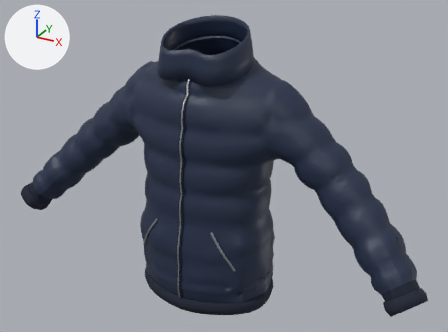
The glTF model godot/assets/wear/kurtka_puchowa.glb: old version first, new version second.
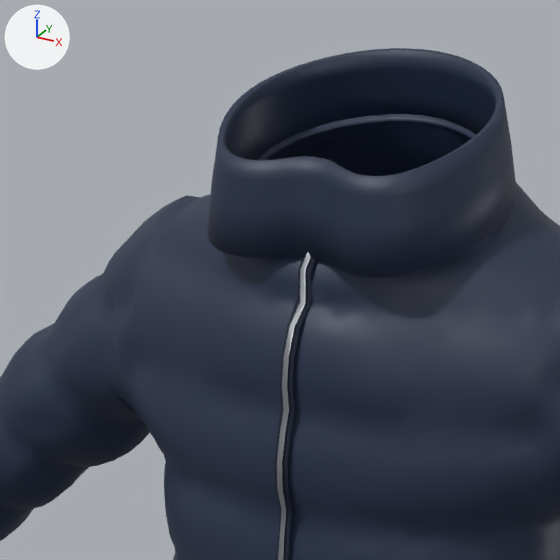
Each version appears first whole from a 50 mm lens placed at (0.824, -1.412, 1.93), pointed at (0.043, 0.008, 1.22), and next in a close-up on the part from 21% to 60% of the width and 0% to 53% of the height. Every picture has the same lights, and +X, +Y and +Z are marked at upper left. The first two pictures are the older version. Where no turn or scale is listed for an object, it has been applied to the vertices. Vertices at exactly the same position are counted once.

Script lines for the objects in view, before the commit:
```python
me_kurtka_puchowa = bpy.data.meshes.new('kurtka_puchowa')
me_kurtka_puchowa.from_pydata(...)  # 10519 vertices, 20315 faces; spans x -0.653..0.655, y -0.184..0.159, z -0.068..0.73
# faces by material slot: [16263, 3868, 184]
me_kurtka_puchowa.materials.append(mat_plotno_puch)  # dark blue #222e49
me_kurtka_puchowa.materials.append(mat_sciagacz_puch)  # dark blue #172033
me_kurtka_puchowa.materials.append(mat_metal_zamek)  # grey #abafb4
ob_kurtka_puchowa = bpy.data.objects.new('kurtka_puchowa', me_kurtka_puchowa)
ob_kurtka_puchowa.location = (0.0, 0.0, 0.8952)
```
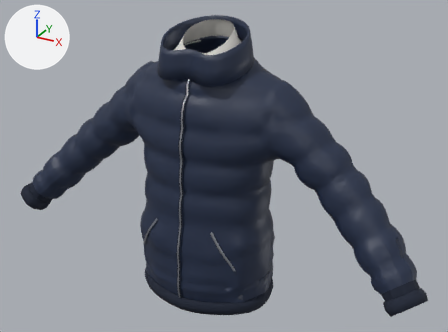
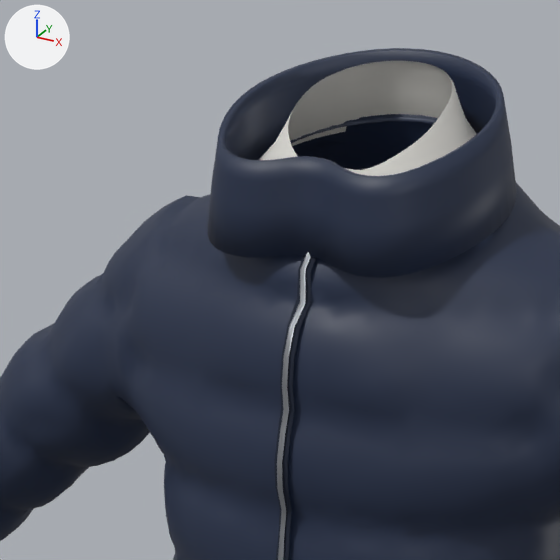
Scene script edits in JSON lines:
```json
{"op": "add", "block": "mat_dzianina_podkoszulek", "code": ["mat_dzianina_podkoszulek = principled_material('dzianina_podkoszulek')", "mat_dzianina_podkoszulek.base_color = (0.782, 0.767, 0.723)  # white #e5e3dd", "mat_dzianina_podkoszulek.roughness = 0.9"]}
{"block": "me_kurtka_puchowa", "where": "# used by ob_kurtka_puchowa; location = (0.0, 0.0, 0.8952)"}
{"op": "remove", "block": "me_kurtka_puchowa", "code": "me_kurtka_puchowa.from_pydata(...)  # 10519 vertices, 20315 faces; spans x -0.653..0.655, y -0.184..0.159, z -0.068..0.73"}
{"op": "add", "block": "me_kurtka_puchowa", "code": "me_kurtka_puchowa.from_pydata(...)  # 10759 vertices, 20675 faces; spans x -0.653..0.655, y -0.184..0.159, z -0.068..0.73"}
{"block": "me_kurtka_puchowa", "change": "me_kurtka_puchowa part 1: a new loose piece of 240 vertices spanning x -0.118..0.118, y -0.103..0.093, z 0.602..0.723, in mat_dzianina_podkoszulek (white #e5e3dd)"}
{"block": "me_kurtka_puchowa", "change": "other edits to the shape of me_kurtka_puchowa do not show in these pictures"}
{"op": "add", "block": "me_kurtka_puchowa", "code": "me_kurtka_puchowa.materials.append(mat_dzianina_podkoszulek)  # white #e5e3dd"}
```

Pixel boxes (x1, y1, x2, y2) of what changed, in the close-ups (560 x 560 px):
```json
{"part": 1, "of": "me_kurtka_puchowa", "change": "added", "after": [259, 61, 476, 176]}
```
